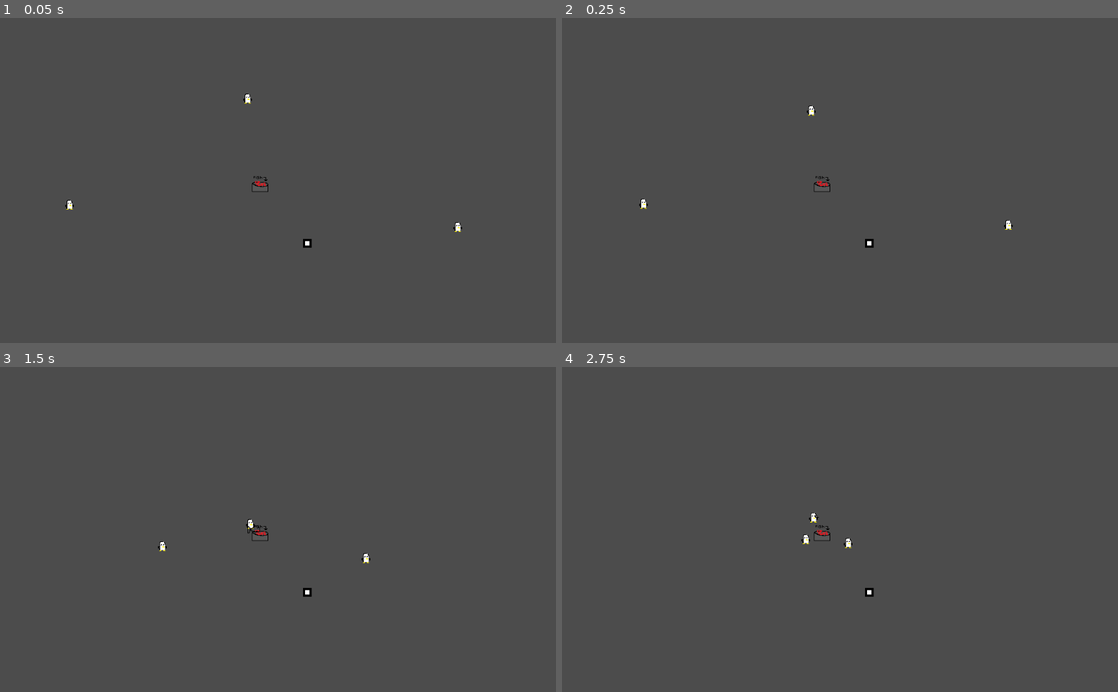
Above: before the commit, frames 1-4 (two rows, left to right).
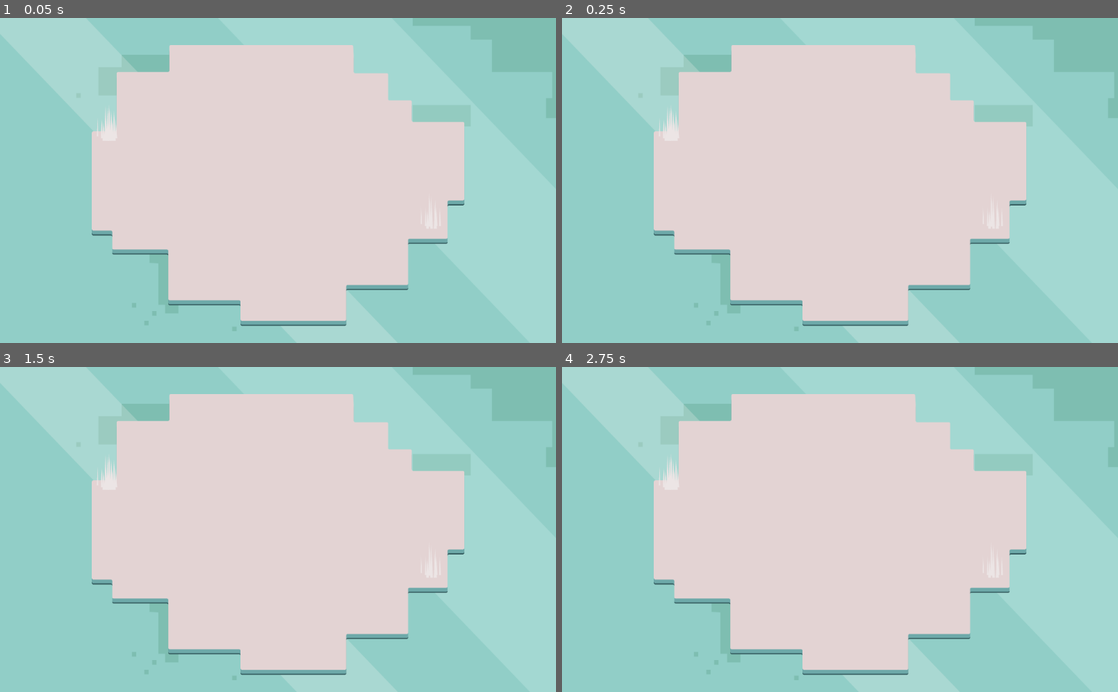
Above: after the commit, the same moments.

Repository: LeftCircle/Penguin-Day-Care
Game: Godot game, scene res://Map/Levels/Level_0.tscn
Two runs of this game, one before a commit and one after it. Both use one fixed random seed, a clock stepped at 60 frames per second and the inputs below. Before the commit the project starts from res://Main.tscn.
Inputs (mouse positions are in pixels of both pictures, inside the frame that each line leads up to):
- Up to frame 1 (0.05 s): no input
- Up to frame 2 (0.25 s): no input
- Up to frame 3 (1.5 s): drag from (305, 591) to (333, 458) at 0.52 s; drag from (166, 545) to (250, 594) at 1.27 s
- Up to frame 4 (2.75 s): move the mouse to (895, 458) at 2.02 s; press the mouse at (895, 458) at 2.03 s

The runs differ from the first frame. In frame 1, 100% of the frame differs, in the area x 0-100%, y 0-100%; in frame 2, 100%; in frame 3, 100%; in frame 4, 100%.

Commit message:
pre penguin changes

Diff:
--- a/Characters/Penguin/Penguin.tscn
+++ b/Characters/Penguin/Penguin.tscn
@@ -895,6 +895,7 @@
 [node name="AnimationSprites" type="Node2D" parent="."]
 
 [node name="FishToEat" type="Sprite" parent="AnimationSprites"]
+visible = false
 position = Vector2( 6, 3 )
 scale = Vector2( 0.6, 0.633333 )
 texture = ExtResource( 4 )
@@ -909,6 +910,8 @@
 frame = 14
 
 [node name="Fight" type="Sprite" parent="AnimationSprites"]
+visible = false
+scale = Vector2( 0.01, 0.01 )
 texture = ExtResource( 6 )
 hframes = 6
 
--- /dev/null
+++ b/Map/Levels/Level_0.gd
@@ -0,0 +1,9 @@
+extends Node
+class_name Level
+
+onready var land_nav = $LandNav
+onready var water_nav = $WaterNav
+
+func _ready():
+	GlobalFunctions.land_nav = land_nav
+	GlobalFunctions.water_nav = water_nav
--- /dev/null
+++ b/Map/Levels/Level_0.tscn
@@ -0,0 +1,40 @@
+[gd_scene load_steps=5 format=2]
+
+[ext_resource path="res://Assets/Maps/Level_0.png" type="Texture" id=1]
+[ext_resource path="res://Map/Levels/Level_0.gd" type="Script" id=2]
+
+[sub_resource type="NavigationPolygon" id=1]
+vertices = PoolVector2Array( 1173, 874, 1184, 988, 842, 988, 839, 919, 594, 751, 402, 759, 404, 697, 1592, 353, 1590, 599, 1536, 596, 1411, 356, 327, 700, 327, 385, 410, 385, 1211, 195, 1331, 195, 1328, 281, 1395, 719, 1395, 879, 596, 190, 594, 99, 1211, 99, 594, 924, 1536, 721, 1413, 284, 412, 190 )
+polygons = [ PoolIntArray( 0, 1, 2, 3 ), PoolIntArray( 4, 5, 6 ), PoolIntArray( 7, 8, 9, 10 ), PoolIntArray( 6, 11, 12, 13 ), PoolIntArray( 14, 15, 16 ), PoolIntArray( 17, 18, 0, 14 ), PoolIntArray( 19, 20, 21, 14 ), PoolIntArray( 3, 22, 4, 19, 14, 0 ), PoolIntArray( 10, 9, 23, 17, 14, 16 ), PoolIntArray( 16, 24, 10 ), PoolIntArray( 13, 25, 19, 4 ), PoolIntArray( 4, 6, 13 ) ]
+outlines = [ PoolVector2Array( 327, 700, 327, 385, 410, 385, 412, 190, 596, 190, 594, 99, 1211, 99, 1211, 195, 1331, 195, 1328, 281, 1413, 284, 1411, 356, 1592, 353, 1590, 599, 1536, 596, 1536, 721, 1395, 719, 1395, 879, 1173, 874, 1184, 988, 842, 988, 839, 919, 594, 924, 594, 751, 402, 759, 404, 697 ) ]
+
+[sub_resource type="NavigationPolygon" id=2]
+vertices = PoolVector2Array( 1901, 11, 1908, 1074, 1619, 634, 1612, 331, 1561, 761, 1561, 630, 1208, 1017, 1208, 913, 1420, 916, 381, 798, 562, 798, 562, 970, 14, 1071, 1420, 761, 811, 970, 815, 1027, 582, 81, 575, 166, 391, 173, 7, 11, 391, 361, 308, 374, 310, 732, 367, 731, 1342, 170, 1238, 169, 1221, 81, 1421, 264, 1353, 257, 1440, 334 )
+polygons = [ PoolIntArray( 0, 1, 2, 3 ), PoolIntArray( 4, 5, 2, 1 ), PoolIntArray( 6, 7, 8, 1 ), PoolIntArray( 9, 10, 11, 12 ), PoolIntArray( 8, 13, 4, 1 ), PoolIntArray( 11, 14, 15, 12 ), PoolIntArray( 16, 17, 18, 19 ), PoolIntArray( 18, 20, 21 ), PoolIntArray( 22, 23, 9, 12 ), PoolIntArray( 24, 25, 26, 0 ), PoolIntArray( 27, 28, 24, 0 ), PoolIntArray( 3, 29, 27, 0 ), PoolIntArray( 19, 0, 26, 16 ), PoolIntArray( 12, 19, 18, 21 ), PoolIntArray( 12, 21, 22 ), PoolIntArray( 6, 1, 12, 15 ) ]
+outlines = [ PoolVector2Array( 1908, 1074, 1901, 11, 7, 11, 14, 1071 ), PoolVector2Array( 1208, 1017, 1208, 913, 1420, 916, 1420, 761, 1561, 761, 1561, 630, 1619, 634, 1612, 331, 1440, 334, 1421, 264, 1353, 257, 1342, 170, 1238, 169, 1221, 81, 582, 81, 575, 166, 391, 173, 391, 361, 308, 374, 310, 732, 367, 731, 381, 798, 562, 798, 562, 970, 811, 970, 815, 1027 ) ]
+
+[node name="Level_0" type="Node"]
+script = ExtResource( 2 )
+
+[node name="Sprite" type="Sprite" parent="."]
+texture = ExtResource( 1 )
+centered = false
+
+[node name="Camera2D" type="Camera2D" parent="."]
+position = Vector2( 960, 540 )
+current = true
+zoom = Vector2( 1.87, 1.791 )
+
+[node name="LandNav" type="Navigation2D" parent="."]
+visible = false
+
+[node name="NavigationPolygonInstance" type="NavigationPolygonInstance" parent="LandNav"]
+visible = false
+navpoly = SubResource( 1 )
+
+[node name="WaterNav" type="Navigation2D" parent="."]
+visible = false
+
+[node name="NavigationPolygonInstance" type="NavigationPolygonInstance" parent="WaterNav"]
+visible = false
+navpoly = SubResource( 2 )
--- /dev/null
+++ b/Map/Levels/TestLevel.gd
@@ -0,0 +1,21 @@
+extends ParallaxBackground
+
+
+onready var land_nav = $LandNav
+onready var water_nav = $WaterNav
+onready var dummy = $Dummy
+onready var dummy2 = $Dummy2
+
+
+func _ready():
+	print(dummy.global_position, " ", dummy2.global_position)
+	print(is_on_land(dummy.global_position), " ", is_on_land(dummy2.global_position))
+	path_to_land_point(dummy.global_position, dummy2.global_position)
+
+func path_to_land_point(start : Vector2, end : Vector2):
+	var path = land_nav.get_simple_path(start, end)
+	print("Land path = ", path)
+	return path
+
+func is_on_land(point : Vector2):
+	return land_nav.get_closest_point(point).distance_squared_to(point) < 1
--- /dev/null
+++ b/Map/Levels/TestLevel.tscn
@@ -0,0 +1,49 @@
+[gd_scene load_steps=7 format=2]
+
+[ext_resource path="res://Assets/Maps/Map_0.png" type="Texture" id=1]
+[ext_resource path="res://Map/Levels/TestLevel.gd" type="Script" id=2]
+[ext_resource path="res://Test/Dummy.tscn" type="PackedScene" id=3]
+[ext_resource path="res://Test/Dummy.gd" type="Script" id=4]
+
+[sub_resource type="NavigationPolygon" id=1]
+vertices = PoolVector2Array( 21, 224, 500, 222, 493, 383, 166, 288, 166, 393, 23, 293 )
+polygons = [ PoolIntArray( 0, 1, 2, 3 ), PoolIntArray( 2, 4, 3 ), PoolIntArray( 5, 0, 3 ) ]
+outlines = [ PoolVector2Array( 21, 224, 500, 222, 493, 383, 166, 393, 166, 288, 23, 293 ) ]
+
+[sub_resource type="NavigationPolygon" id=2]
+vertices = PoolVector2Array( 904, 259, 520, 258, 523, 191, 897, 29, 26, 25, 26, 202 )
+polygons = [ PoolIntArray( 0, 1, 2, 3 ), PoolIntArray( 4, 3, 2, 5 ) ]
+outlines = [ PoolVector2Array( 26, 202, 26, 25, 897, 29, 904, 259, 520, 258, 523, 191 ) ]
+
+[node name="Level" type="ParallaxBackground"]
+script = ExtResource( 2 )
+
+[node name="ParallaxLayer" type="ParallaxLayer" parent="."]
+
+[node name="Sprite" type="Sprite" parent="ParallaxLayer"]
+texture = ExtResource( 1 )
+centered = false
+
+[node name="Area2D" type="Area2D" parent="ParallaxLayer/Sprite"]
+
+[node name="Land_0" type="CollisionPolygon2D" parent="ParallaxLayer/Sprite/Area2D"]
+visible = false
+position = Vector2( 26, 29 )
+polygon = PoolVector2Array( -7, -7, 182, -6, 182, 25, 300, 25, 300, -8, 882, -6, 881, 225, 485, 227, 484, 179, -7, 177 )
+
+[node name="WaterNav" type="Navigation2D" parent="."]
+
+[node name="Water" type="NavigationPolygonInstance" parent="WaterNav"]
+navpoly = SubResource( 1 )
+
+[node name="LandNav" type="Navigation2D" parent="."]
+
+[node name="Land" type="NavigationPolygonInstance" parent="LandNav"]
+navpoly = SubResource( 2 )
+
+[node name="Dummy" parent="." instance=ExtResource( 3 )]
+position = Vector2( 305, 305 )
+script = ExtResource( 4 )
+
+[node name="Dummy2" parent="." instance=ExtResource( 3 )]
+position = Vector2( 708, 121 )
--- /dev/null
+++ b/Map/TileMaps/LandTiles.tscn
@@ -0,0 +1,175 @@
+[gd_scene load_steps=4 format=2]
+
+[ext_resource path="res://Assets/Tiles/HalfSize.png" type="Texture" id=1]
+
+[sub_resource type="TileSet" id=1]
+0/name = "InnerLand"
+0/texture = ExtResource( 1 )
+0/tex_offset = Vector2( 0, 0 )
+0/modulate = Color( 1, 1, 1, 1 )
+0/region = Rect2( 0, 0, 267, 267 )
+0/tile_mode = 0
+0/occluder_offset = Vector2( 0, 0 )
+0/navigation_offset = Vector2( 0, 0 )
+0/shape_offset = Vector2( 0, 0 )
+0/shape_transform = Transform2D( 1, 0, 0, 1, 0, 0 )
+0/shape_one_way = false
+0/shape_one_way_margin = 0.0
+0/shapes = [  ]
+0/z_index = 0
+1/name = "CornerLand"
+1/texture = ExtResource( 1 )
+1/tex_offset = Vector2( 0, 0 )
+1/modulate = Color( 1, 1, 1, 1 )
+1/region = Rect2( 267, 0, 267, 267 )
+1/tile_mode = 0
+1/occluder_offset = Vector2( 0, 0 )
+1/navigation_offset = Vector2( 0, 0 )
+1/shape_offset = Vector2( 0, 0 )
+1/shape_transform = Transform2D( 1, 0, 0, 1, 0, 0 )
+1/shape_one_way = false
+1/shape_one_way_margin = 0.0
+1/shapes = [  ]
+1/z_index = 0
+2/name = "InnerSea"
+2/texture = ExtResource( 1 )
+2/tex_offset = Vector2( 0, 0 )
+2/modulate = Color( 1, 1, 1, 1 )
+2/region = Rect2( 534, 0, 267, 267 )
+2/tile_mode = 0
+2/occluder_offset = Vector2( 0, 0 )
+2/navigation_offset = Vector2( 0, 0 )
+2/shape_offset = Vector2( 0, 0 )
+2/shape_transform = Transform2D( 1, 0, 0, 1, 0, 0 )
+2/shape_one_way = false
+2/shape_one_way_margin = 0.0
+2/shapes = [  ]
+2/z_index = 0
+3/name = "LandEdgeLower"
+3/texture = ExtResource( 1 )
+3/tex_offset = Vector2( 0, 0 )
+3/modulate = Color( 1, 1, 1, 1 )
+3/region = Rect2( 801, 0, 267, 267 )
+3/tile_mode = 0
+3/occluder_offset = Vector2( 0, 0 )
+3/navigation_offset = Vector2( 0, 0 )
+3/shape_offset = Vector2( 0, 0 )
+3/shape_transform = Transform2D( 1, 0, 0, 1, 0, 0 )
+3/shape_one_way = false
+3/shape_one_way_margin = 0.0
+3/shapes = [  ]
+3/z_index = 0
+4/name = "LandEdgeUpper"
+4/texture = ExtResource( 1 )
+4/tex_offset = Vector2( 0, 0 )
+4/modulate = Color( 1, 1, 1, 1 )
+4/region = Rect2( 1068, 0, 267, 267 )
+4/tile_mode = 0
+4/occluder_offset = Vector2( 0, 0 )
+4/navigation_offset = Vector2( 0, 0 )
+4/shape_offset = Vector2( 0, 0 )
+4/shape_transform = Transform2D( 1, 0, 0, 1, 0, 0 )
+4/shape_one_way = false
+4/shape_one_way_margin = 0.0
+4/shapes = [  ]
+4/z_index = 0
+5/name = "LandCornerUL"
+5/texture = ExtResource( 1 )
+5/tex_offset = Vector2( 0, 0 )
+5/modulate = Color( 1, 1, 1, 1 )
+5/region = Rect2( 1335, 0, 267, 267 )
+5/tile_mode = 0
+5/occluder_offset = Vector2( 0, 0 )
+5/navigation_offset = Vector2( 0, 0 )
+5/shape_offset = Vector2( 0, 0 )
+5/shape_transform = Transform2D( 1, 0, 0, 1, 0, 0 )
+5/shape_one_way = false
+5/shape_one_way_margin = 0.0
+5/shapes = [  ]
+5/z_index = 0
+6/name = "LandCornerLL"
+6/texture = ExtResource( 1 )
+6/tex_offset = Vector2( 0, 0 )
+6/modulate = Color( 1, 1, 1, 1 )
+6/region = Rect2( 1602, 0, 267, 267 )
+6/tile_mode = 0
+6/occluder_offset = Vector2( 0, 0 )
+6/navigation_offset = Vector2( 0, 0 )
+6/shape_offset = Vector2( 0, 0 )
+6/shape_transform = Transform2D( 1, 0, 0, 1, 0, 0 )
+6/shape_one_way = false
+6/shape_one_way_margin = 0.0
+6/shapes = [  ]
+6/z_index = 0
+7/name = "WaterShadow"
+7/texture = ExtResource( 1 )
+7/tex_offset = Vector2( 0, 0 )
+7/modulate = Color( 1, 1, 1, 1 )
+7/region = Rect2( 1869, 0, 267, 267 )
+7/tile_mode = 0
+7/occluder_offset = Vector2( 0, 0 )
+7/navigation_offset = Vector2( 0, 0 )
+7/shape_offset = Vector2( 0, 0 )
+7/shape_transform = Transform2D( 1, 0, 0, 1, 0, 0 )
+7/shape_one_way = false
+7/shape_one_way_margin = 0.0
+7/shapes = [  ]
+7/z_index = 0
+8/name = "LandEdgeLower"
+8/texture = ExtResource( 1 )
+8/tex_offset = Vector2( 0, 0 )
+8/modulate = Color( 1, 1, 1, 1 )
+8/region = Rect2( 2136, 0, 267, 267 )
+8/tile_mode = 0
+8/occluder_offset = Vector2( 0, 0 )
+8/navigation_offset = Vector2( 0, 0 )
+8/shape_offset = Vector2( 0, 0 )
+8/shape_transform = Transform2D( 1, 0, 0, 1, 0, 0 )
+8/shape_one_way = false
+8/shape_one_way_margin = 0.0
+8/shapes = [  ]
+8/z_index = 0
+
+[sub_resource type="TileSet" id=2]
+0/name = "Sea"
+0/texture = ExtResource( 1 )
+0/tex_offset = Vector2( 0, 0 )
+0/modulate = Color( 1, 1, 1, 1 )
+0/region = Rect2( 534, 0, 267, 267 )
+0/tile_mode = 0
+0/occluder_offset = Vector2( 0, 0 )
+0/navigation_offset = Vector2( 0, 0 )
+0/shape_offset = Vector2( 0, 0 )
+0/shape_transform = Transform2D( 1, 0, 0, 1, 0, 0 )
+0/shape_one_way = false
+0/shape_one_way_margin = 0.0
+0/shapes = [  ]
+0/z_index = 0
+1/name = "SeaShadow"
+1/texture = ExtResource( 1 )
+1/tex_offset = Vector2( 0, 0 )
+1/modulate = Color( 1, 1, 1, 1 )
+1/region = Rect2( 1869, 0, 267, 267 )
+1/tile_mode = 0
+1/occluder_offset = Vector2( 0, 0 )
+1/navigation_offset = Vector2( 0, 0 )
+1/shape_offset = Vector2( 0, 0 )
+1/shape_transform = Transform2D( 1, 0, 0, 1, 0, 0 )
+1/shape_one_way = false
+1/shape_one_way_margin = 0.0
+1/shapes = [  ]
+1/z_index = 0
+
+[node name="TileMapLand" type="TileMap"]
+tile_set = SubResource( 1 )
+cell_size = Vector2( 267, 267 )
+cell_custom_transform = Transform2D( 0, 0, 0, 64, 0, 0 )
+cell_y_sort = true
+format = 1
+tile_data = PoolIntArray( 0, 0, 0, 1, 0, 0, 2, 0, 0, 3, 0, 0, 4, 0, 0, 5, 0, 0, 6, 0, 0, 7, 0, 0, 8, 0, 0, 65536, 0, 0, 65537, 0, 0, 65538, 0, 0, 65539, 0, 0, 65540, 0, 0, 65541, 0, 0, 65542, 0, 0, 65543, 0, 0, 65544, 0, 0, 131072, 0, 0, 131073, 0, 0, 131074, 0, 0, 131075, 0, 0, 131076, 0, 0, 131077, 0, 0, 131078, 0, 0, 131079, 0, 0, 131080, 0, 0 )
+
+[node name="Sea" type="TileMap" parent="."]
+tile_set = SubResource( 2 )
+cell_size = Vector2( 267, 267 )
+format = 1
+tile_data = PoolIntArray( 65536, 0, 0, 196608, 0, 0, 196609, 0, 0, 196610, 0, 0, 196611, 0, 0, 196612, 0, 0, 196613, 0, 0, 196614, 0, 0, 196615, 0, 0, 196616, 0, 0 )
--- a/Singletons/GlobalFunctions.gd
+++ b/Singletons/GlobalFunctions.gd
@@ -4,8 +4,17 @@
 	NO_OBJECTS_IN_GROUP
 }
 
+var land_nav : Navigation2D
+var water_nav : Navigation2D
+
 func get_random_object_in_group(group : String):
 	var group_objects = get_tree().get_nodes_in_group(group)
 	if group_objects.empty():
 		return errors.NO_OBJECTS_IN_GROUP
 	return group_objects[randi() % group_objects.size()]
+
+func is_on_land(point : Vector2):
+	return land_nav.get_closest_point(point).distance_squared_to(point) < 1
+
+func is_in_water(point : Vector2):
+	return water_nav.get_closest_point(point).distance_squared_to(point) < 1
--- /dev/null
+++ b/Test/Dummy.gd
@@ -0,0 +1,16 @@
+extends KinematicBody2D
+
+
+# Declare member variables here. Examples:
+# var a = 2
+# var b = "text"
+
+
+# Called when the node enters the scene tree for the first time.
+func _ready():
+	pass # Replace with function body.
+
+
+# Called every frame. 'delta' is the elapsed time since the previous frame.
+#func _process(delta):
+#	pass
--- /dev/null
+++ b/Test/Dummy.tscn
@@ -0,0 +1,16 @@
+[gd_scene load_steps=3 format=2]
+
+[ext_resource path="res://icon.png" type="Texture" id=1]
+
+[sub_resource type="RectangleShape2D" id=1]
+resource_local_to_scene = true
+extents = Vector2( 32, 32.5 )
+
+[node name="KinematicBody2D" type="KinematicBody2D"]
+
+[node name="Sprite" type="Sprite" parent="."]
+texture = ExtResource( 1 )
+
+[node name="CollisionShape2D" type="CollisionShape2D" parent="."]
+position = Vector2( 0, -0.5 )
+shape = SubResource( 1 )
--- a/project.godot
+++ b/project.godot
@@ -24,6 +24,11 @@
 "language": "GDScript",
 "path": "res://Map/Objects/Fish/Fish.gd"
 }, {
+"base": "Node",
+"class": "Level",
+"language": "GDScript",
+"path": "res://Map/Levels/Level_0.gd"
+}, {
 "base": "KinematicBody2D",
 "class": "Penguin",
 "language": "GDScript",
@@ -38,6 +43,7 @@
 "Ball": "",
 "BucketOfFish": "",
 "Fish": "",
+"Level": "",
 "Penguin": "",
 "PenguinAI": ""
 }
@@ -45,12 +51,20 @@
 [application]
 
 config/name="Penguin Day Care"
-run/main_scene="res://Main.tscn"
+run/main_scene="res://Map/Levels/Level_0.tscn"
 config/icon="res://icon.png"
 
 [autoload]
 
 GlobalFunctions="*res://Singletons/GlobalFunctions.gd"
+
+[input]
+
+pick_up={
+"deadzone": 0.5,
+"events": [ Object(InputEventMouseButton,"resource_local_to_scene":false,"resource_name":"","device":0,"alt":false,"shift":false,"control":false,"meta":false,"command":false,"button_mask":0,"position":Vector2( 0, 0 ),"global_position":Vector2( 0, 0 ),"factor":1.0,"button_index":1,"pressed":false,"doubleclick":false,"script":null)
+ ]
+}
 
 [layer_names]
 
Binary file added: Assets/Maps/Level_0.png
Not shown, added: Assets/Maps/Level_0.png.import
Binary file added: Assets/Maps/Map_0.png
Not shown, added: Assets/Maps/Map_0.png.import
Binary file added: Assets/Tiles/HalfSize.png
Not shown, added: Assets/Tiles/HalfSize.png.import
